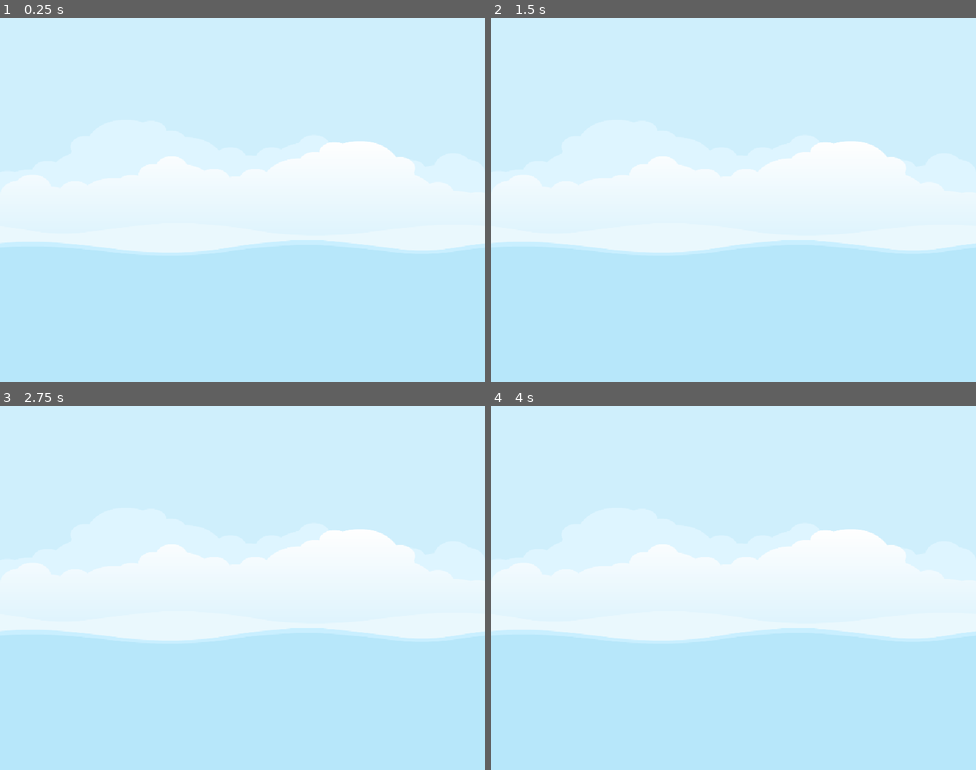
Above: before the commit, frames 1-4 (two rows, left to right).
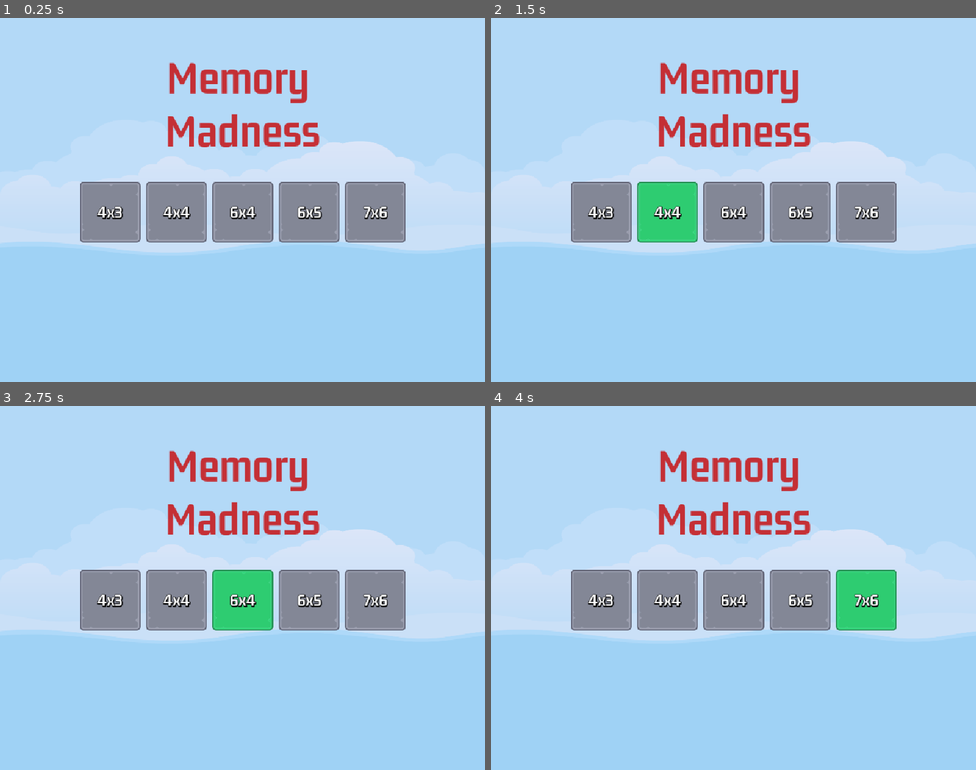
Above: after the commit, the same moments.

Repository: asteya01/Summer25
Game: Godot game, scene res://Scenes/Master/Master.tscn
Same seed, same stepped clock (60 frames per second), same inputs: the game is played once before the commit and once after it.
Inputs (mouse positions are in pixels of both pictures, inside the frame that each line leads up to):
- Up to frame 1 (0.25 s): no input
- Up to frame 2 (1.5 s): click (602, 210) at 0.5 s, where only the run after the commit has a clickable "4x3"; click (665, 210) at 1.25 s, where only the run after the commit has a clickable "4x4"
- Up to frame 3 (2.75 s): click (242, 598) at 2 s, where only the run after the commit has a clickable "6x4"
- Up to frame 4 (4 s): click (801, 598) at 2.75 s, where only the run after the commit has a clickable "6x5"; click (864, 598) at 3.5 s, where only the run after the commit has a clickable "7x6"

The runs differ from the first frame. In frame 1, 64% of the frame differs, in the area x 0-100%, y 0-66%; in frame 2, 64%; in frame 3, 64%; in frame 4, 64%.

Commit message:
Problem to email bluefeversoft

Diff:
--- /dev/null
+++ b/MemoryMadness/Classes/LevelDataSelector.gd
@@ -0,0 +1,11 @@
+extends Object
+
+
+class_name LevelDataSelector
+
+
+const LEVELS_DATA: LevelsDataResource = preload("res://Resources/levels_data.tres")
+
+
+static func get_level_setting(level: int) -> LevelSettingResource:
+	return LEVELS_DATA.get_level_data(level)
--- /dev/null
+++ b/MemoryMadness/Classes/LevelSettingResource.gd
@@ -0,0 +1,25 @@
+extends Resource
+
+
+class_name LevelSettingResource
+
+
+@export var level_number: int
+@export var rows: int
+@export var cols: int
+
+
+func get_rows() -> int:
+	return rows
+
+
+func get_cols() -> int:
+	return cols
+
+
+func get_level_number() -> int:
+	return level_number
+
+
+func get_target_pairs() -> int:
+	return (rows * cols) / 2
--- /dev/null
+++ b/MemoryMadness/Classes/LevelsDataResource.gd
@@ -0,0 +1,18 @@
+extends Resource
+
+class_name LevelsDataResource
+
+
+
+@export var levels: Array[LevelSettingResource]
+
+
+func get_level_count() -> int:
+	return levels.size()
+
+
+func get_level_data(level: int) -> LevelSettingResource:
+	for ld in levels:
+		if ld.get_level_number() == level:
+			return ld
+	return null
--- a/MemoryMadness/Globals/ImageManager.gd
+++ b/MemoryMadness/Globals/ImageManager.gd
@@ -16,13 +16,6 @@
 	for file in ifl.file_names:
 		_image_list.append(load(file))
 
-	var tx = get_image(0)
-	print(tx.resource_path)
-	_shuffle_images()
-	tx = get_image(0)
-	print(tx.resource_path)
-	pass
-
 
 func get_random_item_image() -> void:
 	return _image_list.pick_random()
--- /dev/null
+++ b/MemoryMadness/Resources/LevelButton.tres
@@ -0,0 +1,11 @@
+[gd_resource type="LabelSettings" load_steps=2 format=3 uid="uid://brehfkusrwdtu"]
+
+[ext_resource type="FontFile" uid="uid://cf23sx41e5ke5" path="res://assets/fonts/gemunu-libre-v8-latin-700.ttf" id="1_pcqrk"]
+
+[resource]
+font = ExtResource("1_pcqrk")
+font_size = 36
+outline_size = 3
+outline_color = Color(0, 0, 0, 1)
+shadow_size = 5
+shadow_color = Color(0, 0, 0, 1)
--- /dev/null
+++ b/MemoryMadness/Resources/levels_data.tres
@@ -0,0 +1,51 @@
+[gd_resource type="Resource" script_class="LevelsDataResource" load_steps=9 format=3 uid="uid://dy18ugra6i4vs"]
+
+[ext_resource type="Script" uid="uid://cweb31717aftu" path="res://Classes/LevelSettingResource.gd" id="1_o0sab"]
+[ext_resource type="Script" uid="uid://c5jotesfaujun" path="res://Classes/LevelsDataResource.gd" id="2_6cewc"]
+
+[sub_resource type="Resource" id="Resource_o0sab"]
+script = ExtResource("1_o0sab")
+level_number = 0
+rows = 0
+cols = 0
+metadata/_custom_type_script = "uid://cweb31717aftu"
+
+[sub_resource type="Resource" id="Resource_6cewc"]
+script = ExtResource("1_o0sab")
+level_number = 2
+rows = 3
+cols = 4
+metadata/_custom_type_script = "uid://cweb31717aftu"
+
+[sub_resource type="Resource" id="Resource_yohw0"]
+script = ExtResource("1_o0sab")
+level_number = 3
+rows = 4
+cols = 4
+metadata/_custom_type_script = "uid://cweb31717aftu"
+
+[sub_resource type="Resource" id="Resource_0amg5"]
+script = ExtResource("1_o0sab")
+level_number = 4
+rows = 4
+cols = 6
+metadata/_custom_type_script = "uid://cweb31717aftu"
+
+[sub_resource type="Resource" id="Resource_3ryar"]
+script = ExtResource("1_o0sab")
+level_number = 5
+rows = 5
+cols = 6
+metadata/_custom_type_script = "uid://cweb31717aftu"
+
+[sub_resource type="Resource" id="Resource_fwuu8"]
+script = ExtResource("1_o0sab")
+level_number = 6
+rows = 6
+cols = 7
+metadata/_custom_type_script = "uid://cweb31717aftu"
+
+[resource]
+script = ExtResource("2_6cewc")
+levels = Array[ExtResource("1_o0sab")]([SubResource("Resource_o0sab"), SubResource("Resource_6cewc"), SubResource("Resource_yohw0"), SubResource("Resource_0amg5"), SubResource("Resource_3ryar"), SubResource("Resource_fwuu8")])
+metadata/_custom_type_script = "uid://c5jotesfaujun"
--- /dev/null
+++ b/MemoryMadness/Resources/title100memory_madness.tres
@@ -0,0 +1,8 @@
+[gd_resource type="LabelSettings" load_steps=2 format=3 uid="uid://cg4hpmc2n5dy3"]
+
+[ext_resource type="FontFile" uid="uid://cf23sx41e5ke5" path="res://assets/fonts/gemunu-libre-v8-latin-700.ttf" id="1_6sty3"]
+
+[resource]
+font = ExtResource("1_6sty3")
+font_size = 100
+font_color = Color(0.784314, 0, 0, 0.784314)
--- /dev/null
+++ b/MemoryMadness/Scenes/LevelButton/LevelButton.gd
@@ -0,0 +1,22 @@
+extends TextureButton
+
+
+@export var level_number: int = 1
+
+
+@onready var label: Label = $Label
+
+
+# Called when the node enters the scene tree for the first time.
+func _ready() -> void:
+	var ls: LevelSettingResource = \
+	LevelDataSelector.get_level_setting(level_number)
+	if ls == null:
+		queue_free()
+	else:
+		label.text = "%dx%d" % [ls.get_cols(), ls.get_rows()]
+
+
+# Called every frame. 'delta' is the elapsed time since the previous frame.
+func _process(_delta: float) -> void:
+	pass
--- /dev/null
+++ b/MemoryMadness/Scenes/LevelButton/LevelButton.tscn
@@ -0,0 +1,44 @@
+[gd_scene load_steps=6 format=3 uid="uid://bex7rxhr4b3by"]
+
+[ext_resource type="Texture2D" uid="uid://crjoki8p0t3ow" path="res://assets/ui/level_select_frame_128.png" id="1_3r2e7"]
+[ext_resource type="Texture2D" uid="uid://c60amp6lmnm86" path="res://assets/ui/level_select_frame_hover_128.png" id="2_anpwf"]
+[ext_resource type="Texture2D" uid="uid://dumkstkiajw7s" path="res://assets/ui/level_select_frame_select_128.png" id="3_uqdhg"]
+[ext_resource type="LabelSettings" uid="uid://brehfkusrwdtu" path="res://Resources/LevelButton.tres" id="4_anpwf"]
+[ext_resource type="Script" uid="uid://diyl6ms1e8gfk" path="res://Scenes/LevelButton/LevelButton.gd" id="4_uqdhg"]
+
+[node name="LevelButton" type="TextureButton"]
+anchors_preset = 8
+anchor_left = 0.5
+anchor_top = 0.5
+anchor_right = 0.5
+anchor_bottom = 0.5
+offset_left = -20.0
+offset_top = -20.0
+offset_right = 20.0
+offset_bottom = 20.0
+grow_horizontal = 2
+grow_vertical = 2
+size_flags_horizontal = 4
+size_flags_vertical = 4
+texture_normal = ExtResource("1_3r2e7")
+texture_pressed = ExtResource("2_anpwf")
+texture_hover = ExtResource("3_uqdhg")
+script = ExtResource("4_uqdhg")
+
+[node name="Label" type="Label" parent="."]
+layout_mode = 1
+anchors_preset = 8
+anchor_left = 0.5
+anchor_top = 0.5
+anchor_right = 0.5
+anchor_bottom = 0.5
+offset_left = -20.0
+offset_top = -11.5
+offset_right = 20.0
+offset_bottom = 11.5
+grow_horizontal = 2
+grow_vertical = 2
+text = "0x0"
+label_settings = ExtResource("4_anpwf")
+
+[node name="Sound" type="AudioStreamPlayer2D" parent="."]
--- /dev/null
+++ b/MemoryMadness/Scenes/Main/Main.tscn
@@ -0,0 +1,73 @@
+[gd_scene load_steps=3 format=3 uid="uid://xoohan0jn41h"]
+
+[ext_resource type="LabelSettings" uid="uid://cg4hpmc2n5dy3" path="res://Resources/title100memory_madness.tres" id="1_p8rbg"]
+[ext_resource type="PackedScene" uid="uid://bex7rxhr4b3by" path="res://Scenes/LevelButton/LevelButton.tscn" id="2_qtv3y"]
+
+[node name="Main" type="Control"]
+layout_mode = 3
+anchors_preset = 15
+anchor_right = 1.0
+anchor_bottom = 1.0
+grow_horizontal = 2
+grow_vertical = 2
+
+[node name="ColorRect" type="ColorRect" parent="."]
+layout_mode = 1
+anchors_preset = 15
+anchor_right = 1.0
+anchor_bottom = 1.0
+grow_horizontal = 2
+grow_vertical = 2
+color = Color(0.0941176, 0.356863, 0.843137, 0.152941)
+
+[node name="TitleLabel" type="Label" parent="."]
+layout_mode = 2
+offset_top = 70.0
+offset_right = 1024.0
+offset_bottom = 291.0
+text = "Memory
+Madness"
+label_settings = ExtResource("1_p8rbg")
+horizontal_alignment = 1
+vertical_alignment = 1
+
+[node name="VBoxContainer" type="VBoxContainer" parent="."]
+layout_mode = 1
+anchors_preset = 15
+anchor_right = 1.0
+anchor_bottom = 1.0
+offset_top = 345.0
+offset_bottom = 345.0
+grow_horizontal = 2
+grow_vertical = 2
+
+[node name="HBLevelButtons" type="HBoxContainer" parent="VBoxContainer"]
+layout_mode = 2
+size_flags_horizontal = 4
+theme_override_constants/separation = 12
+
+[node name="LevelButton" parent="VBoxContainer/HBLevelButtons" instance=ExtResource("2_qtv3y")]
+layout_mode = 2
+
+[node name="LevelButton2" parent="VBoxContainer/HBLevelButtons" instance=ExtResource("2_qtv3y")]
+layout_mode = 2
+level_number = 2
+
+[node name="LevelButton3" parent="VBoxContainer/HBLevelButtons" instance=ExtResource("2_qtv3y")]
+layout_mode = 2
+level_number = 3
+
+[node name="LevelButton4" parent="VBoxContainer/HBLevelButtons" instance=ExtResource("2_qtv3y")]
+layout_mode = 2
+level_number = 4
+
+[node name="LevelButton5" parent="VBoxContainer/HBLevelButtons" instance=ExtResource("2_qtv3y")]
+layout_mode = 2
+level_number = 5
+
+[node name="LevelButton6" parent="VBoxContainer/HBLevelButtons" instance=ExtResource("2_qtv3y")]
+layout_mode = 2
+level_number = 6
+
+[node name="HboxSprites" type="HBoxContainer" parent="VBoxContainer"]
+layout_mode = 2
--- a/MemoryMadness/Scenes/Master/Master.tscn
+++ b/MemoryMadness/Scenes/Master/Master.tscn
@@ -1,6 +1,7 @@
-[gd_scene load_steps=2 format=3 uid="uid://b4noifh05hdma"]
+[gd_scene load_steps=3 format=3 uid="uid://b4noifh05hdma"]
 
 [ext_resource type="Texture2D" uid="uid://dvl4ktj4at140" path="res://assets/images/backgroundEmpty.png" id="1_h6g34"]
+[ext_resource type="PackedScene" uid="uid://xoohan0jn41h" path="res://Scenes/Main/Main.tscn" id="2_o4rt4"]
 
 [node name="Master" type="Control"]
 layout_mode = 3
@@ -19,3 +20,6 @@
 grow_vertical = 2
 texture = ExtResource("1_h6g34")
 expand_mode = 1
+
+[node name="Main" parent="." instance=ExtResource("2_o4rt4")]
+layout_mode = 1
Not shown, added: MemoryMadness/Classes/LevelDataSelector.gd.uid
Not shown, added: MemoryMadness/Classes/LevelSettingResource.gd.uid
Not shown, added: MemoryMadness/Classes/LevelsDataResource.gd.uid
Not shown, added: MemoryMadness/Scenes/LevelButton/LevelButton.gd.uid
Binary file added: MemoryMadness/assets/fonts/gemunu-libre-v8-latin-700.ttf
Not shown, added: MemoryMadness/assets/fonts/gemunu-libre-v8-latin-700.ttf.import
